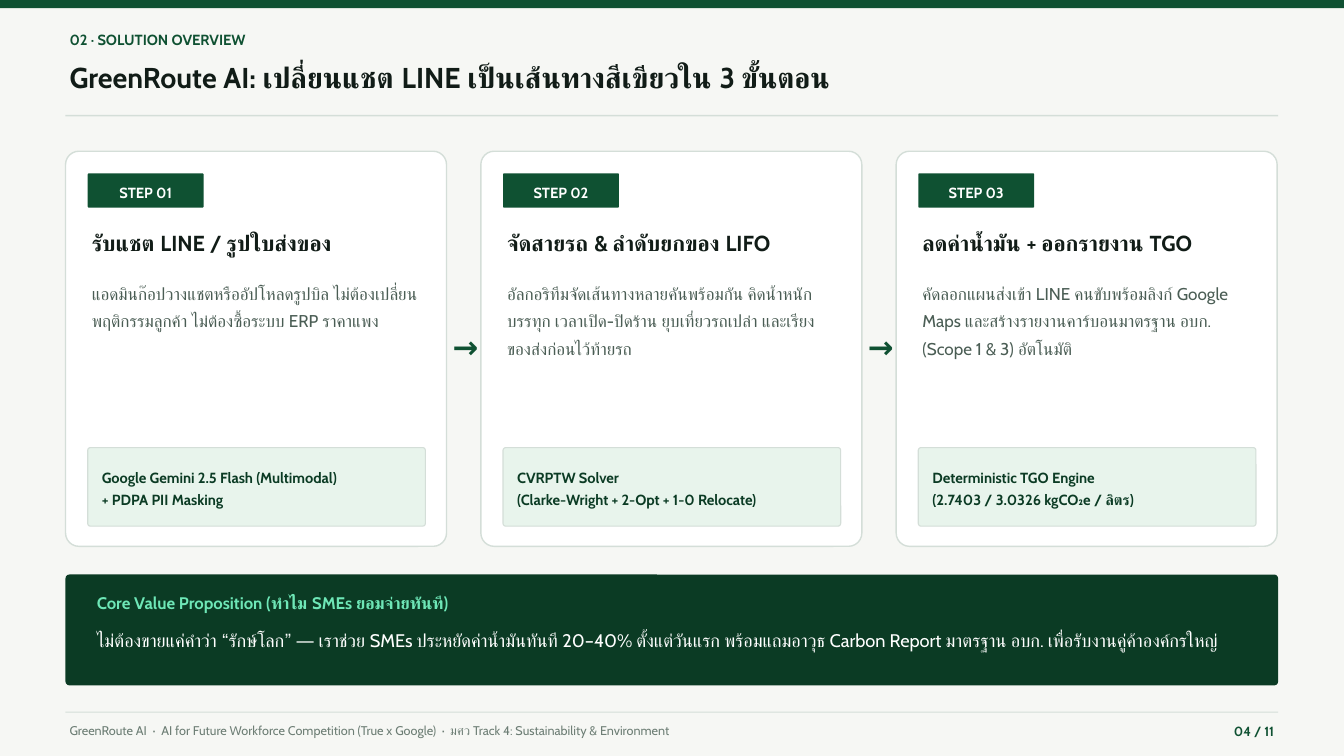
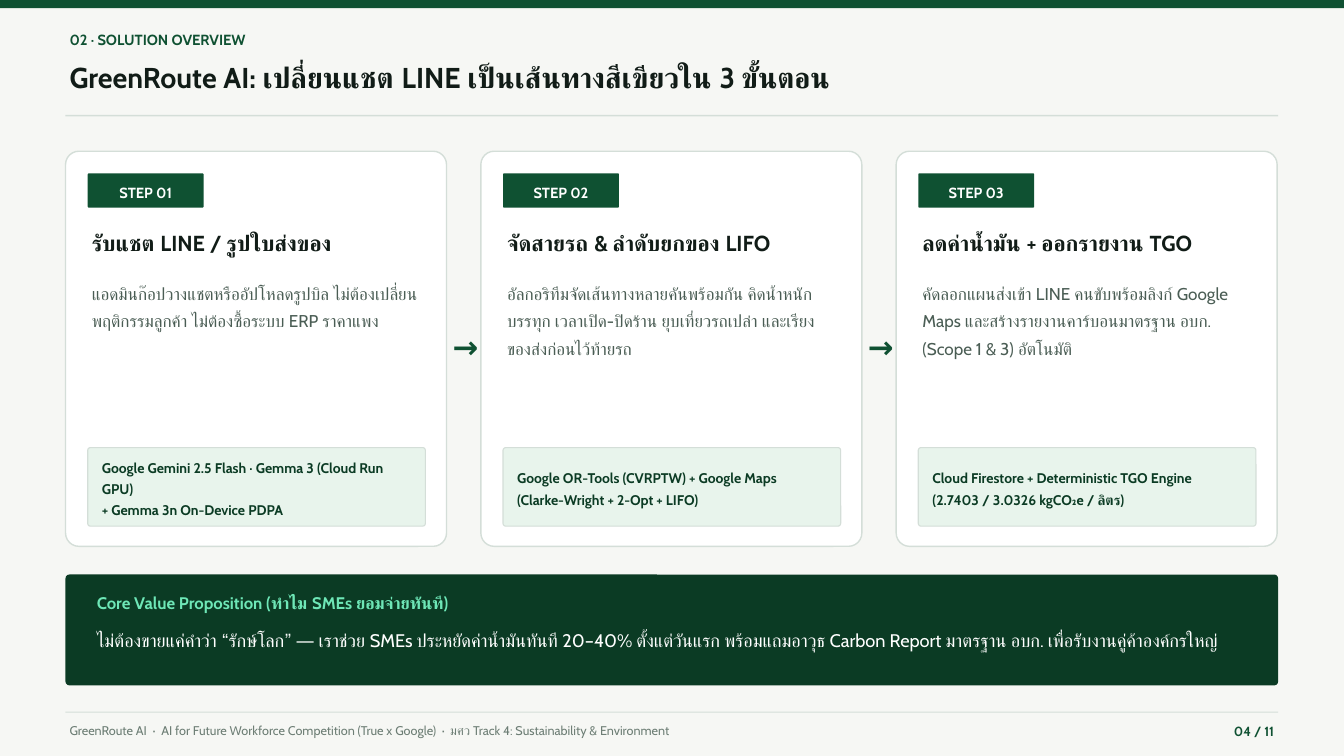
Before and after one commit to AkashiZai/TRUEAI, a slide deck: slide 4 of pitch/GreenRoute_AI_Pitch_Deck.pptx. Drawn at 1344x756 pixels with LibreOffice and Linux fonts; fonts in the diff are those of the drawing. Boxes give left, top, right and bottom in pixels: in the first picture for what was removed or moved away, otherwise in the second. Text is boxed around its words. In the diff, an @@ line names an element or a change of style, - is before the commit and + after.

Commit message:
feat: align GreenRoute AI architecture, UI, and Pitch Deck with Google Ecosystem (Gemma 3 Cloud Run GPU, Gemma 3n On-Device, OR-Tools)

```diff
--- a/pitch/GreenRoute_AI_Pitch_Deck.pptx
+++ b/pitch/GreenRoute_AI_Pitch_Deck.pptx
@@ text at <box>102,462,383,515</box>: text changed; size 10.5 to 10 pt @@
-Google Gemini 2.5 Flash (Multimodal)
-+ PDPA PII Masking
+Google Gemini 2.5 Flash · Gemma 3 (Cloud Run GPU)
++ Gemma 3n On-Device PDPA
@@ text at <box>517,472,776,509</box>: text changed; size 10.5 to 10 pt @@
-CVRPTW Solver
-(Clarke-Wright + 2-Opt + 1-0 Relocate)
+Google OR-Tools (CVRPTW) + Google Maps
+(Clarke-Wright + 2-Opt + LIFO)
@@ text at <box>932,472,1192,487</box>: text changed; size 10.5 to 10 pt @@
-Deterministic TGO Engine
+Cloud Firestore + Deterministic TGO Engine
@@ text at <box>932,494,1125,509</box>: size 10.5 to 10 pt in "(2.7403 / 3.0326 kgCO₂e / ลิตร)" @@
```
Also in this commit, not shown: 3 other slides changed, 7 other files.
